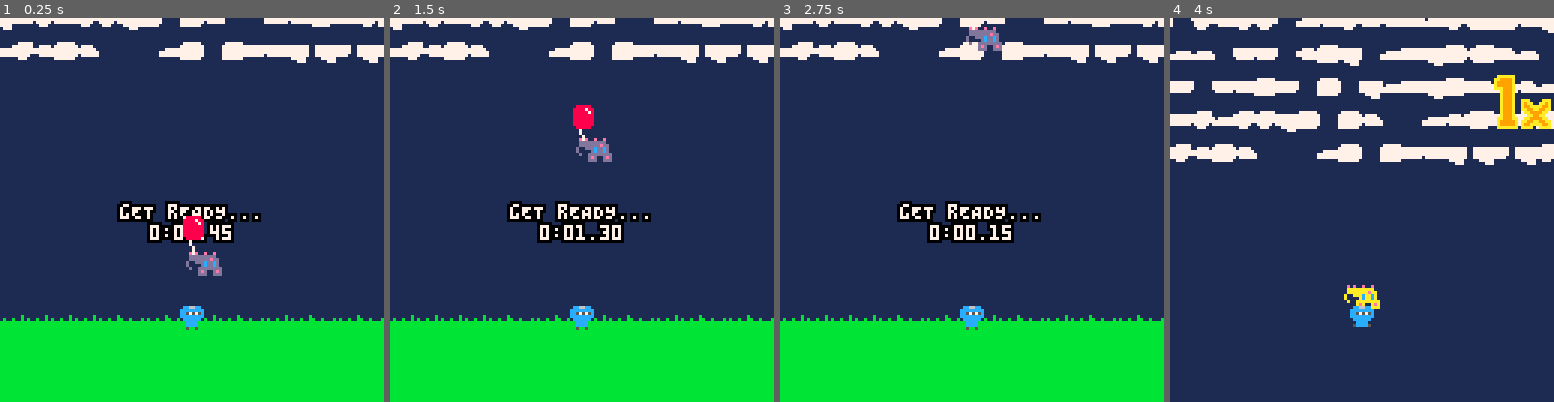
Above: before the commit, frames 1-4 (left to right).
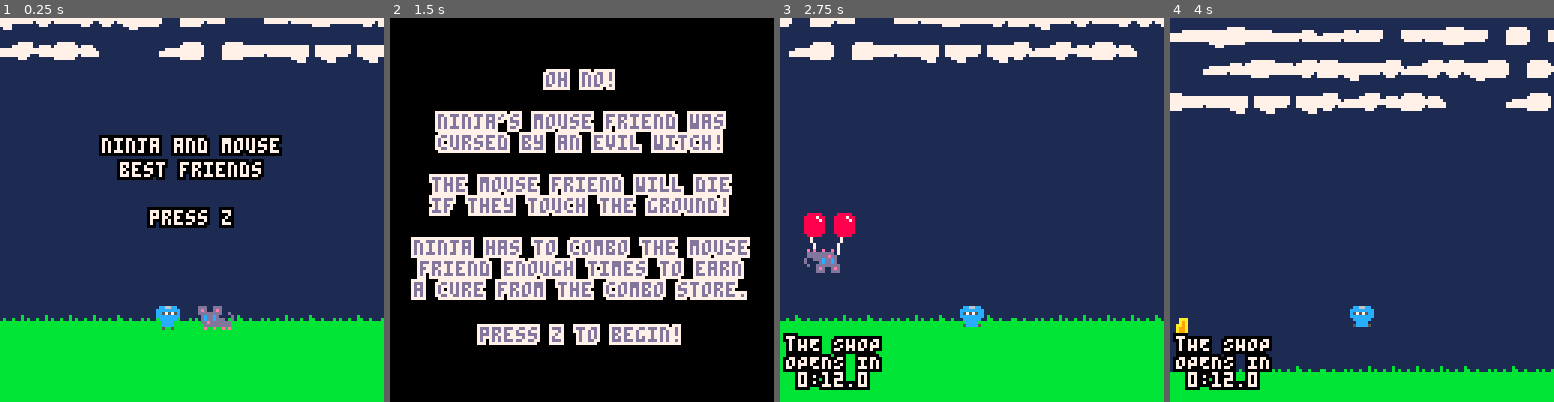
Above: after the commit, the same moments.

Repository: TrampolineTales/ld46
Game: PICO-8 cartridge ld46.p8
Two runs of this game, one before a commit and one after it. Both use one fixed random seed, a clock stepped at 60 frames per second and the inputs below.
Inputs:
- Up to frame 1 (0.25 s): no input
- Up to frame 2 (1.5 s): tap X (X key) at 0.33, 1.07 s; tap O (Z key) at 0.7 s
- Up to frame 3 (2.75 s): hold Right 1.6-2.1 s; tap O (Z key) at 1.7, 2.1, 2.5 s; tap X (X key) at 1.85 s; hold Up 2.15-2.42 s; hold Right from 2.47 s (still down)
- Up to frame 4 (4 s): tap O (Z key) at 2.9, 3.3, 3.7 s; tap X (X key) at 2.97 s; release Right at 3.03 s; hold Left 3.08-3.58 s; hold Down 3.63-3.97 s

The runs differ from the first frame. In frame 1, 7.9% of the frame differs, in the area x 25-74%, y 30-82%; in frame 2, 99%, in the area x 0-100%, y 0-100%; in frame 3, 11%; in frame 4, 33%.

Commit message:
2.5 hours left!

Diff:
--- a/ld46.p8
+++ b/ld46.p8
@@ -32,22 +32,20 @@
 --main logic loop
 
 combo_offset=0
-start_timer=180
-go_timer=30
-shop_timer=660
+shop_timer=720
+shop_timer_max=720
+shop_counter=100
+about_to_shop=false
 
 function game_loop()
 	draw_world()
 
-	if shopping then
-		shop_menu()
-	elseif start_timer<=0 then
-		go_timer-=1
+	if about_to_shop then
+		shop_counter-=1
+	else
 		if shop_timer<=0 then
-			shopping=true
-			shop_anim=8
-		end
-
+			about_to_shop=true
+		end
 		if hit_timer<=8 then
 			if homing_dashing then
 				homing_dash()
@@ -58,35 +56,63 @@
 		end
 
 		hit_friend()
-	else
-		draw_text("gET rEADY...",64-#"gET rEADY..."*2,62,0,7)
-		time_str="0:0"..flr(start_timer/60).."."
-		if start_timer%60<10 then
-			time_str=time_str.."0"
-		end
-		time_str=time_str..start_timer%60
-		draw_text(time_str,64-#time_str*2,69,0,7)
-		start_timer-=1
-		line(60-char_x+friend_x+2,friend_y+96-char_y-12,64-char_x+friend_x,friend_y+96-char_y,7)
-		spr(8,60-char_x+friend_x,friend_y+96-char_y-12)
-		friend_y-=0.5
 	end
 
 	draw_friend()
 	draw_character()
 
-	if start_timer<=0 then
-		draw_target()
-	end
+	if shop_timer<0 then
+		shop_timer=0
+	end
+
+	if shop_counter<=0 then
+		screen="shop"
+		shop_times+=1
+		if shop_times>#shop_lines then
+			shop_times=0
+		end
+		sfx(0)
+	end
+
+	time_str=flr(shop_timer/3600)..":"
+
+	if flr(shop_timer/60)%60<10 then
+		time_str=time_str.."0"
+	end
+
+	time_str=time_str..(flr(shop_timer/60)%60).."."..flr(shop_timer%60/6)
+
+	if about_to_shop then
+		shop_open_text="tHE SHOP\nIS ABOUT\nTO OPEN!"
+	else
+		shop_open_text="tHE SHOP\nOPENS IN\n "..time_str
+	end
+
+	if shop_counter%3==0 then
+		text_color=9
+	else
+		text_color=7
+	end
+
+	draw_text(shop_open_text,2,106-combo_offset,0,text_color)
+	if hit_timer>=1 and shop_counter==100 then
+		draw_text("-"..flr(shop_timer_decrease/60)..'SEC',7,98-combo_offset,0,text_color)
+	end
+
+	if hit_timer==0 and not friend_floating and not about_t0_shop then
+		shop_timer-=1
+	end
+	draw_target()
 
 	draw_combo()
 
-	if go_timer>=0 and start_timer<=0 then
+	--[[if go_timer>=0 and not starting then
 		if go_timer==30 then
+			sfx(7)
 			friend_delta_y=0.5
 		end
 		draw_text("go!",60,62,0,7)
-	end
+	end]]--
 end
 
 function draw_text(s,x,y,c1,c2)
@@ -98,21 +124,21 @@
 
 function draw_combo_sprite(s,x,y)
 	for i=1,9 do
-		spr(s+32,x-1+i%3,y-1+flr((i-1)/3))
+		spr(s,x-1+i%3,y-1+flr((i-1)/3))
 		if s!=58 then
-			spr(s+48,x-1+i%3,y-1+flr((i-1)/3)+8)
-		end
-	end
-	spr(s,x,y)
-	spr(s+16,x,y+8)
+			spr(s+16,x-1+i%3,y-1+flr((i-1)/3)+8)
+		end
+	end
+	spr(s+32,x,y)
+	spr(s+48,x,y+8)
 end
 
 function draw_combo()
 	if combo>0 then
 		for n=0,#tostr(combo)-1 do
-			draw_combo_sprite((41+flr(combo/10^n)%10)-flr((((combo/10^n)%10)+9)/10)*10,108-n*10,20-combo_offset)
-		end
-		draw_combo_sprite(58,118,28-combo_offset,9,10)
+			draw_combo_sprite((41+flr(combo/10^n)%10)-flr((((combo/10^n)%10)+9)/10)*10,108-n*10,106-combo_offset)
+		end
+		draw_combo_sprite(58,118,114-combo_offset,9,10)
 	end
 
 	if combo_offset>0 then
@@ -130,56 +156,66 @@
 bounce_cycle=1
 walk_cycle=0
 walk_mod=1
-homing_range=60
+homing_range=0
 homing_dash_max_cooldown=180
 homing_dash_cooldown=180
 homing_dashing=false
 homing_dash_frames=5
+homing_dash_unlocked=false
+dash_unlocked=false
 dash_max_cooldown=120
 dash_cooldown=120
 dashing=false
-dash_speed=2.35
+dash_speed=0
 jumps=1
 max_jumps=1
 jump_delay=2
 combo=0
+run_speed=0
+jump_height=0
+shop_timer_decrease=60
+combo_multiplier=1
+combo_bonus=1
 
 function move_char()
 	if btn(➡️) then
 		if char_delta_x==0 then
-			char_delta_x=0.6
+			char_delta_x=0.6+run_speed
 		end
 		if char_delta_x<1 then
 			char_delta_x+=0.04
 		end
-		bounce_cycle+=1
 	elseif btn(⬅️) then
 		if char_delta_x==0 then
-			char_delta_x=-0.6
+			char_delta_x=-0.6-run_speed
 		end
 		if char_delta_x>-1 then
 			char_delta_x-=0.04
 		end
+	else
+		if char_delta_x<0 then
+			char_delta_x+=0.025
+		elseif char_delta_x>0 then
+			char_delta_x-=0.025
+		end
+
+		if char_delta_x<=0.05 and char_delta_x>=-0.05 then
+			char_delta_x=0
+		end
+
+		if char_delta_y>=4 then
+			char_delta_y=4
+		end
+	end
+
+	if char_delta_x!=0 then
 		bounce_cycle+=1
 	else
 		walk_cycle=0
 		bounce_cycle=1
-		if char_delta_x<0 then
-			char_delta_x+=0.04
-		elseif char_delta_x>0 then
-			char_delta_x-=0.04
-		end
-
-		if char_delta_x<=0.05 and char_delta_x>=-0.05 then
-			char_delta_x=0
-		end
-
-		if char_delta_y>=4 then
-			char_delta_y=4
-		end
-	end
-
-	if char_x>=friend_x+5 then
+	end
+
+	if char_x>=friend_x+4 then
 		flip_char=true
 	else
 		flip_char=false
@@ -196,7 +232,7 @@
 		dash_cooldown+=1
 	end
 
-	if btn(🅾️) and sqrt(((friend_x-char_x)/8)^2+((friend_y-char_y)/8)^2)*8<=homing_range
+	if btn(❎) and sqrt(((friend_x-char_x)/8)^2+((friend_y-char_y)/8)^2)*8<=homing_range
 	and homing_dash_cooldown>=homing_dash_max_cooldown
 	and char_y>=96 then
 		sfx(4)
@@ -207,7 +243,7 @@
 		dash_start_y=char_y
 	end
 
-	if btnp(❎) and jumps>0 and jump_delay<=0 then
+	if btnp(🅾️) and jumps>0 and jump_delay<=0 then
 		jumps-=1
 		jump()
 	elseif char_y>=96 then
@@ -277,6 +313,8 @@
 end
 
 function jump()
+	print(jump_height,2,2,11)
+	char_y-=jump_height
 	char_delta_y=-1.95
 	jump_delay=2
 	sfx(1)
@@ -291,12 +329,30 @@
 -->8
 --friend logic
 
-friend_x=84
-friend_y=86
+friend_x=81
+friend_y=82.5
 friend_delta_x=0
 friend_delta_y=0
+friend_floating=true
 flip_friend=false
 hit_timer=0
+bounces=0
+float_mod=-1
+lives=1
+hit_power=0
+
+function float_friend()
+	line(60-char_x+friend_x+2,friend_y+96-char_y-12,64-char_x+friend_x,friend_y+96-char_y,7)
+	line(60-char_x+friend_x+14,friend_y+96-char_y-12,64-char_x+friend_x+8,friend_y+96-char_y+1,7)
+	spr(8,60-char_x+friend_x,friend_y+96-char_y-12)
+	spr(8,70-char_x+friend_x,friend_y+96-char_y-12)
+
+	if friend_delta_y<-0.15 or friend_delta_y>=0.15 then
+		float_mod*=-1
+	end
+
+	friend_delta_y+=0.005*float_mod
+end
 
 function draw_friend()
 	if friend_y+96-char_y<=-8 then
@@ -308,6 +364,10 @@
 		end
 		spr(42,x,1)
 		draw_text(-flr(friend_y+96-char_y+8).."PX",x,6,10,9)
+	elseif 76-char_x+friend_x<=0 then
+		spr(43,2,friend_y+96-char_y)
+	elseif 60-char_x+friend_x>=128 then
+		spr(43,118,friend_y+96-char_y,1,1,true)
 	end
 
 	spr(1,60-char_x+friend_x,friend_y+96-char_y)
@@ -315,19 +375,24 @@
 end
 
 function move_friend()
-	if friend_delta_y<4 then
-		friend_delta_y+=0.0375
-	end
-
-	if combo>0 then
-		if friend_delta_x<0.25 then
-				friend_delta_x+=0.04
-		elseif friend_delta_x>0.25 then
-			friend_delta_x-=0.04
-		end
-
-		if friend_delta_x<=0.25 and friend_delta_x>=-0.25 then
-			friend_delta_x=0
+	if friend_floating then
+		float_friend()
+	else
+		float_timer=0
+		if friend_delta_y<4 then
+			friend_delta_y+=0.0375
+		end
+
+		if combo>0 and bounces==0 then
+			if friend_delta_x<0 then
+					friend_delta_x+=0.04
+			elseif friend_delta_x>0 then
+				friend_delta_x-=0.04
+			end
+
+			if friend_delta_x<=0.25 and friend_delta_x>=-0.25 and bounces==0 then
+				friend_delta_x=0
+			end
 		end
 	end
 
@@ -335,40 +400,62 @@
 	friend_y+=friend_delta_y
 
 	if friend_y>=96 then
-		combo=0
-		friend_y=96
+		if lives>1 then
+			lives-=1
+			screen="lives"
+		else
+			screen="gameover"
+			f=0
+		end
 	end
 end
 
 function hit_friend()
+	combo_mod=combo/10
+	if combo_mod>1.8 then
+		combo_mod=1.8
+	end
+
 	if hit_timer==0
 	and char_x+8.5>=friend_x
 	and char_x<=friend_x+14.5
 	and char_y+8.5>=friend_y
 	and char_y<=friend_y+8.5 then
-		combo_mod=combo/10
-		if combo_mod>2 then
-			combo_mod=2
-		end
-
-		sfx(5)
-		if char_delta_x<1 then
-			friend_delta_x=1+combo_mod
-			if flip_char then
-				friend_delta_x*=-1
-			end
-		elseif char_delta_x>2 then
-			friend_delta_x=2+combo_mod
+		if (dashing or homing_dashing or char_y<96) then
+			friend_floating=false
+			sfx(5)
+			if char_delta_x<1 then
+				friend_delta_x=1+combo_mod
+				if flip_char then
+					friend_delta_x*=-1
+				end
+			elseif char_delta_x>2 then
+				friend_delta_x=2+combo_mod
+			else
+				friend_delta_x=char_delta_x+combo_mod
+			end
+			friend_delta_y=-1.5-combo_mod-hit_power
+			char_delta_x=0
+			char_delta_y=0.2
+			hit_timer=24
+			combo+=1
+			combo_offset+=2
+			homing_dashing=false
+			bounces=0
+			shop_timer-=shop_timer_decrease
 		else
-			friend_delta_x=char_delta_x+combo_mod
-		end
-		friend_delta_y=-1.5-combo_mod
-		char_delta_x=0
-		char_delta_y=0.2
-		hit_timer=24
-		combo+=1
-		combo_offset+=2
-		homing_dashing=false
+			bounces+=1
+			friend_delta_x=-(char_x-friend_x-4)*0.025
+			if friend_delta_x<0 then
+				friend_delta_x-=combo_mod
+			else
+				friend_delta_x+=combo_mod
+			end
+			if abs(friend_delta_x)<=0.025 then
+				friend_delta_x=0.025
+			end
+			friend_delta_y=-0.6-bounces*0.025
+		end
 	end
 
 	if hit_timer>0 then
@@ -377,6 +464,7 @@
 		else
 			pal()
 		end
+		draw_text("SQUEAK!",56-char_x+friend_x,friend_y+96-char_y-6,2,13)
 		hit_timer-=1
 	end
 end
@@ -400,58 +488,204 @@
 -->8
 --shop logic
 
-shopping=false
-almost_done=false
-can_shop=true
-shop_anim=10
-animate_out=false
-
-items={{"lOCK-ON rADIUS",3,10,"PX"},{"dASH sPEED",4,5,"%"},{"rUN sPEED",2,1,"PX/SEC"}}
-item_pos=1
-
-function shop_menu()
-	if not btn(❎) then
-		almost_done=true
-	end
-
-	if btn(❎) and almost_done then
-		animate_out=true
-	end
-
-	if shop_anim>1 and not animate_out then
-		shop_anim-=1
-	elseif animate_out then
-		shop_anim+=1
-		if shop_anim>=10 then
-			animate_out=false
-			almost_done=false
-			shopping=false
-			can_shop=false
-		end
-	end
-
-	if shopping then
-		rectfill(0,104,128/shop_anim,128,0)
-		if btnp(➡️) then
-			item_pos+=1
-		elseif btnp(⬅️) then
-			item_pos-=1
-		end
-
-		if item_pos<1 then
-			item_pos=#items
-		elseif item_pos>#items then
-			item_pos=1
-		end
-
-		if shop_anim==1 then
-			str1=items[item_pos][1]
-			str2="+"..items[item_pos][3]..items[item_pos][4]
-			str3="cOST: "..items[item_pos][2].."X"
-			print(str1,64-#str1*2,107,7)
-			print(str2,64-#str2*2,113,7)
-			print(str3,64-#str3*2,119,7)
-		end
+items_a={{"hOMING DASH",5,0,""},{"mOUSE WEIGHT",5,1,"OZ"},{"rUN sPEED",10,1,"PX/SEC"}}
+items_b={{"bONUS LIFE",20,1,"UP"},{"eXTRA JUMP",40,1,"JUMP"},{"jUMP HEIGHT",3,2,"PX"}}
+items_c={{"cOMBO mULTIPLIER",20,2,"X"},{"cOMBO BONUS",25,1,"X/HIT"},{"lIFT CURSE",300,0,""},{"lEAVE SHOP",0,0,""}}
+items={items_a,items_b,items_c}
+shop_lines={"pRESS z TO BUY\nSOMETHING, WILL YA?","i HEARD THAT THE MORE\nCOMBO YOU HAVE, THE\nFURTHER YOU'LL HIT\nYOUR MOUSE FRIEND..."}
+item_x=1
+item_y=1
+shop_times=0
+shoplifter=false
+murderer=false
+
+function shop_loop()
+	cls(4)
+	draw_combo()
+	if btnp(➡️) then
+		if item_y!=4 then
+			item_x+=1
+		else
+			item_x=1
+			item_y=3
+		end
+		shoplifter=false
+		murderer=false
+	elseif btnp(⬅️) then
+		if item_y!=4 then
+			item_x-=1
+		else
+			item_x=2
+			item_y=3
+		end
+		shoplifter=false
+		murderer=false
+	end
+
+	if btnp(⬆️) then
+		item_y-=1
+		shoplifter=false
+		murderer=false
+	elseif btnp(⬇️) then
+		item_y+=1
+		shoplifter=false
+		murderer=false
+	end
+
+	if item_x<1 then
+		item_x=3
+	elseif item_x>3 then
+		item_x=1
+	end
+
+	if item_y<1 then
+		item_y=#items[item_x]
+	elseif item_y>#items[item_x] and item_x==3 then
+		item_y=1
+	elseif item_y>#items[item_x] then
+		item_x=3
+		item_y=4
+	end
+
+	if btnp(🅾️) then
+		if combo>items[item_x][item_y][2] then
+			buy_thing()
+		elseif combo==items[item_x][item_y][2] then
+			sfx(2)
+			murderer=true
+		else
+			sfx(2)
+		 shoplifter=true
+		end
+	end
+
+	for x=1,3 do
+		for y=1,#items[x] do
+			if item_x==x and item_y==y then
+				fill_color=9
+				outline_color=10
+				offset=-sub_timer
+			else
+				fill_color=0
+				outline_color=7
+				offset=0
+			end
+			if x==3 and y==4 then
+				draw_text("free!",22-#"free!"*2+(x-1)*42,-8+y*26+offset,fill_color,11)
+			end
+			lines={}
+			last_space=0
+			for i=1,#items[x][y][1] do
+				if sub(items[x][y][1],i,i)==" " then
+					add(lines,sub(items[x][y][1],last_space,i-1))
+					last_space=i+1
+				elseif	i==#items[x][y][1] then
+					add(lines,sub(items[x][y][1],last_space,i))
+				end
+			end
+
+			if x==3 and y==4 then
+				offset-=4
+			end
+
+			for i=1,#lines do
+				draw_text(lines[i],22-#lines[i]*2+(x-1)*42,-22+y*26+i*6+offset,fill_color,outline_color)
+			end
+
+			str2="-"..items[x][y][2].."X"
+			if x==1 and y==2 then
+				str3="-"
+			else
+				str3="+"
+			end
+
+			str3=str3..flr(items[x][y][3])..sub(items[x][y][3]%1,2,3)..items[x][y][4]
+			if (x!=3 or y!=4) then
+				if x!=3 or y!=3 then
+					if (x==1 and y==1 and not homing_dash_unlocked) then
+						draw_text(str2,22-#str2*2+(x-1)*42,-4+y*26+offset,fill_color,8)
+					else
+						draw_text(str2,22-#str2*2+(x-1)*42,2+y*26+offset,fill_color,8)
+						draw_text(str3,22-#str3*2+(x-1)*42,-4+y*26+offset,fill_color,11)
+					end
+				else
+					draw_text(str2,22-#str2*2+(x-1)*42,-4+y*26+offset,fill_color,8)
+				end
+			end
+		end
+	end
+
+	price_str="-"..items[item_x][item_y][2].."X"
+	if shoplifter then
+		draw_text("hEY! yOU DON'T\nHAVE ENOUGH COMBO!",3,111-sub_timer,0,7)
+	elseif murderer then
+		draw_text("hEY! yOU DON'T\nHAVE ENOUGH COMBO!\niF YOUR COMBO DROPS\nTO ZERO, YOU'LL KILL\nYOUR MOUSE FRIEND!",3,97-sub_timer,0,7)
+	elseif combo<=1000 then
+		n=0
+		if shop_times==0 then
+			shop_times=1
+		end
+		for i=1,#shop_lines[shop_times] do
+			if sub(shop_lines[shop_times],i,i)=='\n' then
+				n+=1
+			end
+		end
+		draw_text(shop_lines[shop_times],3,122-sub_timer-n*7,0,7)
+	else
+		draw_text("wAIT A MINUTE...\nyOU ACTUALLY\nHAVE ENOUGH!?",3,108-sub_timer,0,7)
+	end
+end
+
+function buy_thing()
+	combo-=items[item_x][item_y][2]
+	sfx(8)
+	bought=items[item_x][item_y][3]
+
+	if item_x==1 and item_y==1 then
+		if homing_dash_unlocked then
+			homing_range+=bought
+		else
+			homing_dash_unlocked=true
+			homing_range=26
+			items_a[1]={"hOMING LOCK-ON",3,10,"PX"}
+			bought=0
+		end
+	elseif item_x==1 and item_y==2 then
+		hit_power+=bought*0.15
+	elseif item_x==1 and item_y==3 then
+		run_speed+=bought*0.167
+	elseif item_x==2 and item_y==1 then
+		lives+=bought
+	elseif item_x==2 and item_y==2 then
+		max_jumps+=bought
+	elseif item_x==2 and item_y==3 then
+		jump_height+=bought
+	elseif item_x==3 and item_y==1 then
+		combo_multiplier+=bought
+	elseif item_x==3 and item_y==2 then
+		combo_bonus+=bought
+	elseif item_x==3 and item_y==3 then
+		sfx(0,-2)
+		creen="winner"
+	end
+
+	if bought!=0 then
+		items[item_x][item_y][2]=flr(items[item_x][item_y][2]*1.5)
+		if (item_x==2 and item_y==1)
+		or (item_x==2 and item_y==2) then
+			bought=0
+		elseif (item_x==3 and item_y==1) or (item_x==3 and item_y==2) or (item_x==1 and item_y==2) then
+			items[item_x][item_y][2]=flr(items[item_x][item_y][2]*2)
+			items[item_x][item_y][3]=items[item_x][item_y][3]+1
+		else
+			items[item_x][item_y][3]=items[item_x][item_y][3]*1.25
+		end
+	end
+
+	if item_x==3 and item_y==4 then
+		shop_timer_max+=300
+		sfx(0,-2)
+		switch_to_game()
 	end
 end
 -->8
@@ -468,7 +702,7 @@
 			target_color+=1
 		end
 		if hit_timer<=0 and homing_dash_cooldown>=homing_dash_max_cooldown then
-				print("z",target_x-1,target_y-anim_counter-6,target_color%2+7)
+				print("x",target_x-1,target_y-anim_counter-6,target_color%2+7)
 
 				circ(target_x,target_y,anim_counter,target_color%2+7)
 				circ(target_x,target_y,anim_counter-5,target_color%2+7)
@@ -484,12 +718,15 @@
 -->8
 --screen logic
 
-screen="game" //"title"
+screen="title"
 
 subtitles={"best friends","best buds","best of friends","bffs","best friends forever","enemies! (jk)","friendly to each other","cool dudes","one is a mouse","what are you waiting for?","start the game!"}
 subtitle_counter=75
+lives_timer=150
 
 function decide_screen()
+	subtitle_counter+=1
+	sub_timer=flr(subtitle_counter/37.5)%2
 	if screen=="title" then
 		title_loop()
 	elseif screen=="intro" then
@@ -497,15 +734,28 @@
 	elseif screen=="game" then
 		game_loop()
 	elseif screen=="shop" then
-
+		shop_loop()
+	elseif screen=="lives" then
+		lives_loop()
+	elseif screen=="gameover" then
+		gameover_loop()
+	elseif screen=="winner" then
+		cls(0)
+
+		spr(9+5*sub_timer,52,96-sub_timer)
+		spr(1+22*sub_timer,72,96-sub_timer,1,1,true,true)
+		spr(2+22*sub_timer,64,96-sub_timer,1,1,true,true)
+
+		draw_text("you did it!",64-#"you did it!"*2,38,7,13)
+		draw_text("you helped ninja keep",64-#"you helped ninja keep"*2,52,7,13)
+		draw_text("their mouse friend alive",64-#"their mouse friend alive"*2,59,7,13)
+		draw_text("long enough to lift the curse!",64-#"long enough to lift the curse!"*2,66,7,13)
+		draw_text("thanks for playing!",64-#"thanks for playing!"*2,80,7,13)
 	end
 end
 
 function title_loop()
 	draw_world()
-
-	subtitle_counter+=1
-	sub_timer=flr(subtitle_counter/37.5)%2
 
 	if flr(subtitle_counter/75)<#subtitles then
 		draw_text(subtitles[flr(subtitle_counter/75)],64-#subtitles[flr(subtitle_counter/75)]*2,48-sub_timer,0,7)
@@ -515,19 +765,150 @@
 
 	draw_text("ninja and mouse",64-#"ninja and mouse"*2,40-sub_timer,0,7)
 
-	draw_text("press z or x to start!",64-#"press x or c to start!"*2,64-sub_timer,0,7)
+	draw_text("press z",64-#"press z"*2,64-sub_timer,0,7)
 
 	spr(9+5*sub_timer,52,96-sub_timer)
 	spr(1+22*sub_timer,72,96-sub_timer,1,1,true,true)
 	spr(2+22*sub_timer,64,96-sub_timer,1,1,true,true)
 
-	if btn(❎) or btn(🅾️) then
+	if btn(🅾️) then
 		screen="intro"
 	end
 end
 
 function intro_loop()
+	cls(0)
+
+	draw_text("oh no!",64-#"oh no!"*2,18,7,13)
+	draw_text("ninja's mouse friend was",64-#"ninja's mouse friend was"*2,32,7,13)
+	draw_text("cursed by an evil witch!",64-#"cursed by an evil witch!"*2,39,7,13)
+	draw_text("the mouse friend will die",64-#"the mouse friend will die"*2,53,7,13)
+	draw_text("if they touch the ground!",64-#"if they touch the ground!"*2,60,7,13)
+
+	draw_text("ninja has to combo the mouse",64-#"ninja has to combo the mouse"*2,74,7,13)
+	draw_text("friend enough times to earn",64-#"friend enough times to earn"*2,81,7,13)
+	draw_text("a cure from the combo store.",64-#"a cure from the combo store."*2,88,7,13)
+
+	draw_text("press z to begin!",64-#"press z to begin!"*2,103,7,13)
+
+	if btnp(🅾️) then
+		switch_to_game()
+	end
+end
+
+function switch_to_game()
+	item_x=1
+	item_y=1
+	about_to_shop=false
+	friend_x=81
+	friend_y=82.5
+	friend_delta_x=0
+	friend_delta_y=0
+	char_x=84
+	char_y=96
+	char_delta_x=0
+	char_delta_y=0
+	shop_counter=100
+	bounce_cycle=1
+	walk_cycle=0
+	walk_mod=1
+	hit_timer=0
+	bounces=0
+	float_mod=-1
+	shop_times=0
+	friend_floating=true
+	shop_timer=shop_timer_max
 	screen="game"
+end
+
+function gameover_loop()
+	cls(0)
+	draw_text("game over",64-#"game over"*2,38,7,13)
+	draw_text("you could not keep",64-#"you could not keep"*2,52,7,13)
+	draw_text("your mouse friend alive",64-#"your mouse friend alive"*2,59,7,13)
+	draw_text("press z to try again",64-#"press z to try again"*2,73,7,13)
+
+	if btnp(🅾️) and f>20 then
+		//do final variable pass at end
+
+		combo_offset=0
+shop_timer=720
+shop_timer_max=720
+shop_counter=100
+about_to_shop=false
+
+		char_x=84
+char_y=96
+char_delta_x=0
+char_delta_y=0
+flip_char=false
+bounce_cycle=1
+walk_cycle=0
+walk_mod=1
+homing_range=0
+homing_dash_max_cooldown=180
+homing_dash_cooldown=180
+homing_dashing=false
+homing_dash_frames=5
+homing_dash_unlocked=false
+dash_unlocked=false
+dash_max_cooldown=120
+dash_cooldown=120
+dashing=false
+dash_speed=0
+jumps=1
+max_jumps=1
+jump_delay=2
+combo=0
+run_speed=0
+jump_height=0
+shop_timer_decrease=60
+combo_multiplier=1
+combo_bonus=1
+
+friend_x=81
+friend_y=82.5
+friend_delta_x=0
+friend_delta_y=0
+friend_floating=true
+flip_friend=false
+hit_timer=0
+bounces=0
+float_mod=-1
+lives=1
+hit_power=0
+
+items_a={{"hOMING DASH",5,0,""},{"mOUSE WEIGHT",5,1,"OZ"},{"rUN sPEED",10,1,"PX/SEC"}}
+items_b={{"bONUS LIFE",30,1,"UP"},{"eXTRA JUMP",100,1,"JUMP"},{"jUMP HEIGHT",3,2,"PX"}}
+items_c={{"cOMBO mULTIPLIER",50,2,"X"},{"cOMBO BONUS",35,1,"X/HIT"},{"lIFT CURSE",500,0,""},{"lEAVE SHOP",0,0,""}}
+items={items_a,items_b,items_c}
+shop_lines={"pRESS z TO BUY\nSOMETHING, WILL YA?","i HEARD THAT THE MORE\nCOMBO YOU HAVE, THE\nFURTHER YOU'LL HIT\nYOUR MOUSE FRIEND..."}
+item_x=1
+item_y=1
+shop_times=1
+shoplifter=false
+murderer=false
+
+target_color=0
+anim_counter=20
+
+		switch_to_game()
+	end
+end
+
+function lives_loop()
+	cls(0)
+	lives_timer-=1
+
+	draw_text("X "..lives,62,58,7,13)
+
+	spr(1+22*sub_timer,64-20,56-sub_timer,1,1,false,true)
+	spr(2+22*sub_timer,72-20,56-sub_timer,1,1,false,true)
+
+	if lives_timer<=0 then
+		lives_timer=150
+		switch_to_game()
+	end
 end
 __gfx__
 00000000000e0e00e00e0000111111111111111111111111bbbbbbbb00000000008888800cc66cc00cc66cc00cc66cc00cc66cc00cc66cc00cc66cc000000000
@@ -546,14 +927,14 @@
 77777777777777770777770007777770007777777777777707777700000d00dddddddd0000000000000000000000000000000000000000000000000000000000
 77777770007777700077700000000000000000000000000000000000000000ded00ded0000000000000000000000000000000000000000000000000000000000
 00000000000077700000000000000000000000000000000000000000000000ddd00ddd0000000000000000000000000000000000000000000000000000000000
-0099990000999900099999000990099009999990009999900999990000999900009999000099990000aaaa000000000000000000000000000000000000000000
-09999900099999900999999009900990099999900999999009999990099999900990099009999990aaa99aaa0000000000000000000000000000000000000000
-09999900099009900999999009900990099000000990000009999990099009900990099009900990a999999a0000000000000000000000000000000000000000
-00099900099009900000999009900990099000000990000000009990099009900990099009900990aaaaaaaa0000000000000000000000000000000000000000
-00099900000009900000999009900990099000000990000000009990099009900990099009900990000000000000000000000000000000000000000000000000
-00099900000009900000999009900990099000000990000000009990099009900990099009900990000000000000000000000000000000000000000000000000
-00099900000009900000999009900990099000000990000000009990099009900990099009900990000000000000000000000000000000000000000000000000
-00099900099999900999999009999990099999000999990000009990009999000999999009900990000000000000000000000000000000000000000000000000
+0099990000999900099999000990099009999990009999900999990000999900009999000099990000aaaa000aaa000000000000000000000000000000000000
+09999900099999900999999009900990099999900999999009999990099999900990099009999990aaa99aaa0a9a000000000000000000000000000000000000
+09999900099009900999999009900990099000000990000009999990099009900990099009900990a999999aaa9a000000000000000000000000000000000000
+00099900099009900000999009900990099000000990000000009990099009900990099009900990aaaaaaaaa99a000000000000000000000000000000000000
+0009990000000990000099900990099009900000099000000000999009900990099009900990099000000000a99a000000000000000000000000000000000000
+0009990000000990000099900990099009900000099000000000999009900990099009900990099000000000aa9a000000000000000000000000000000000000
+00099900000009900000999009900990099000000990000000009990099009900990099009900990000000000a9a000000000000000000000000000000000000
+00099900099999900999999009999990099999000999990000009990009999000999999009900990000000000aaa000000000000000000000000000000000000
 00099900099999900999999009999990099999900999999000009990009999000099999009900990900000090000000000000000000000000000000000000000
 00099900099000000000999000000990099999900990099000009990099009900000099009900990990000990000000000000000000000000000000000000000
 00099900099000000000999000000990000099900990099000009990099009900000099009900990099009900000000000000000000000000000000000000000
Not shown, changed: the sound effects (__sfx__) section of ld46.p8
